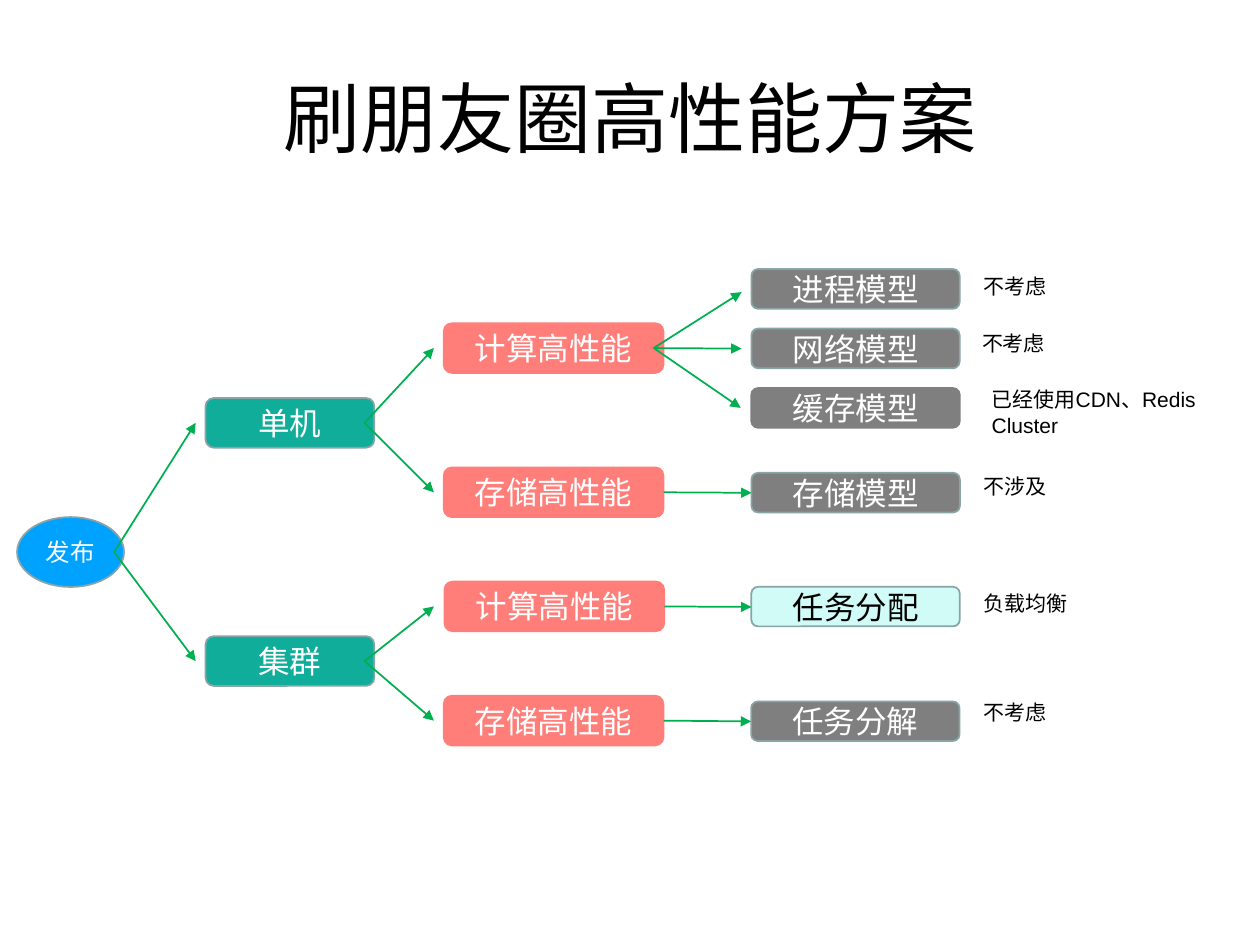
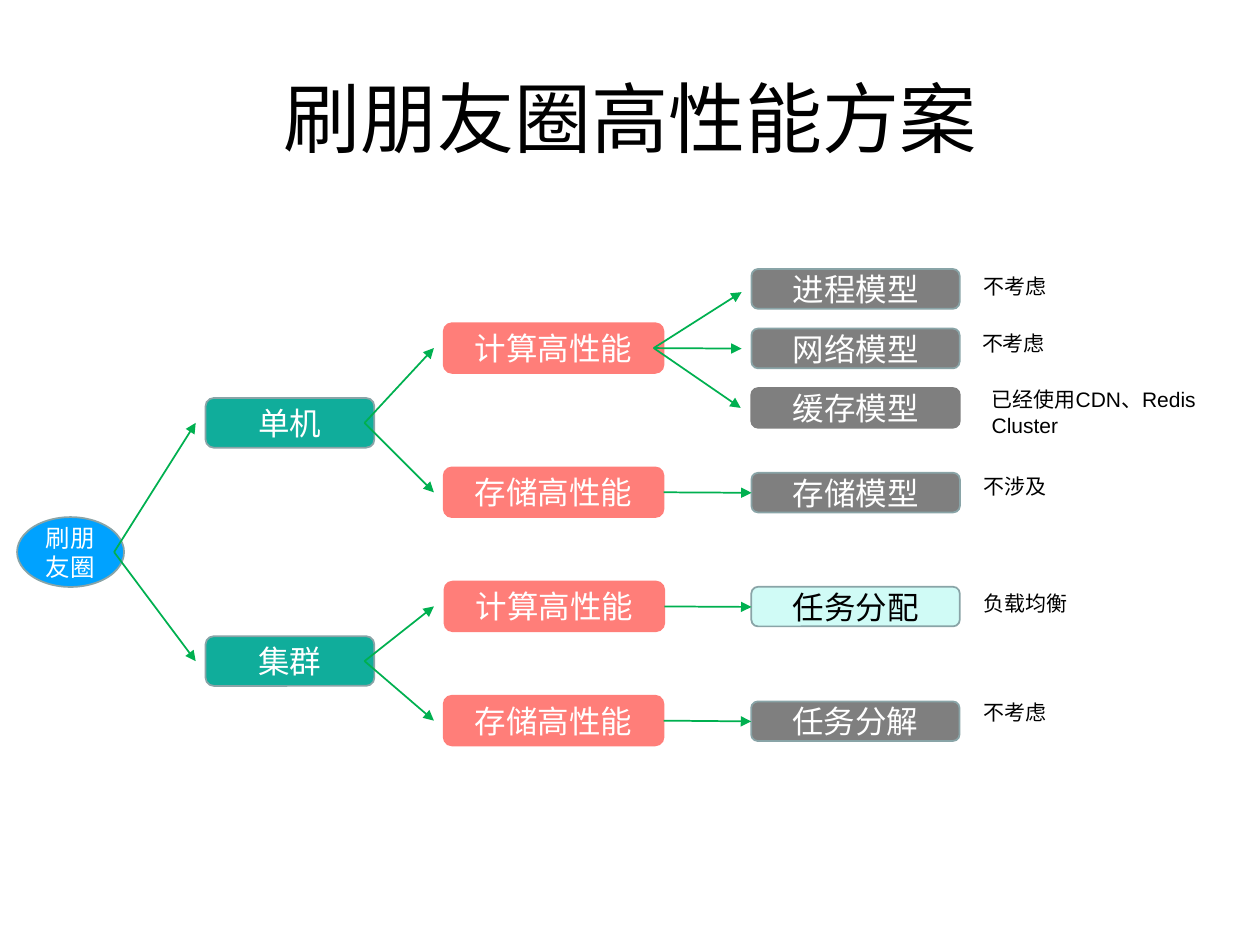
Before and after one commit to Johar77/Architecture-000, a slide deck: slide 7 of module02/微信朋友圈高性能复杂度.ppt. Drawn at 1260x945 pixels with LibreOffice and Linux fonts; fonts in the diff are those of the drawing. Boxes give left, top, right and bottom in pixels: in the first picture for what was removed or moved away, otherwise in the second. Text is boxed around its words. In the diff, an @@ line names an element or a change of style, - is before the commit and + after.

Commit message:
更新module2作业

```diff
--- a/module02/微信朋友圈高性能复杂度.ppt
+++ b/module02/微信朋友圈高性能复杂度.ppt
@@ text in ellipse at [46, 527, 95, 578]: text changed @@
-发布
+刷朋友圈
```
